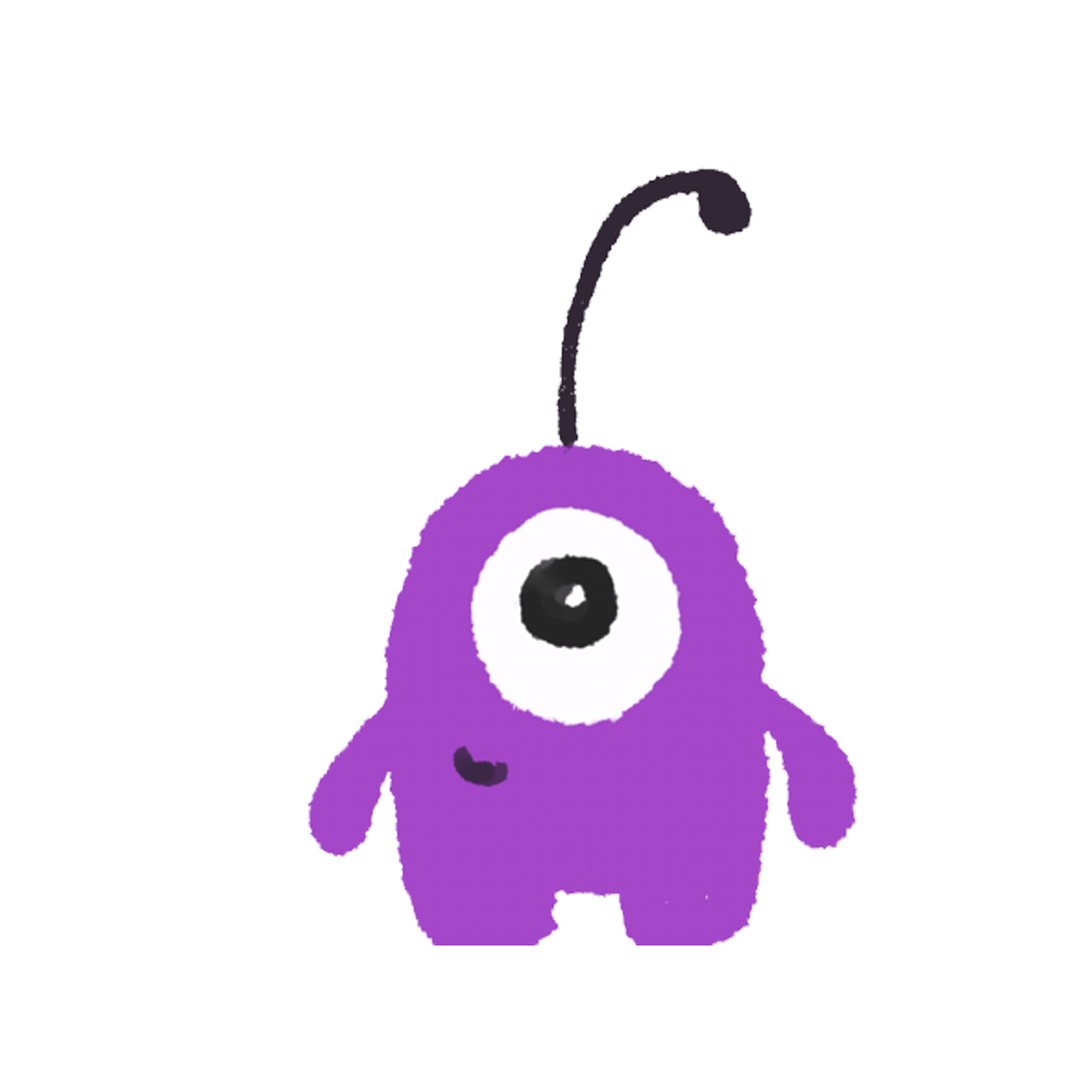
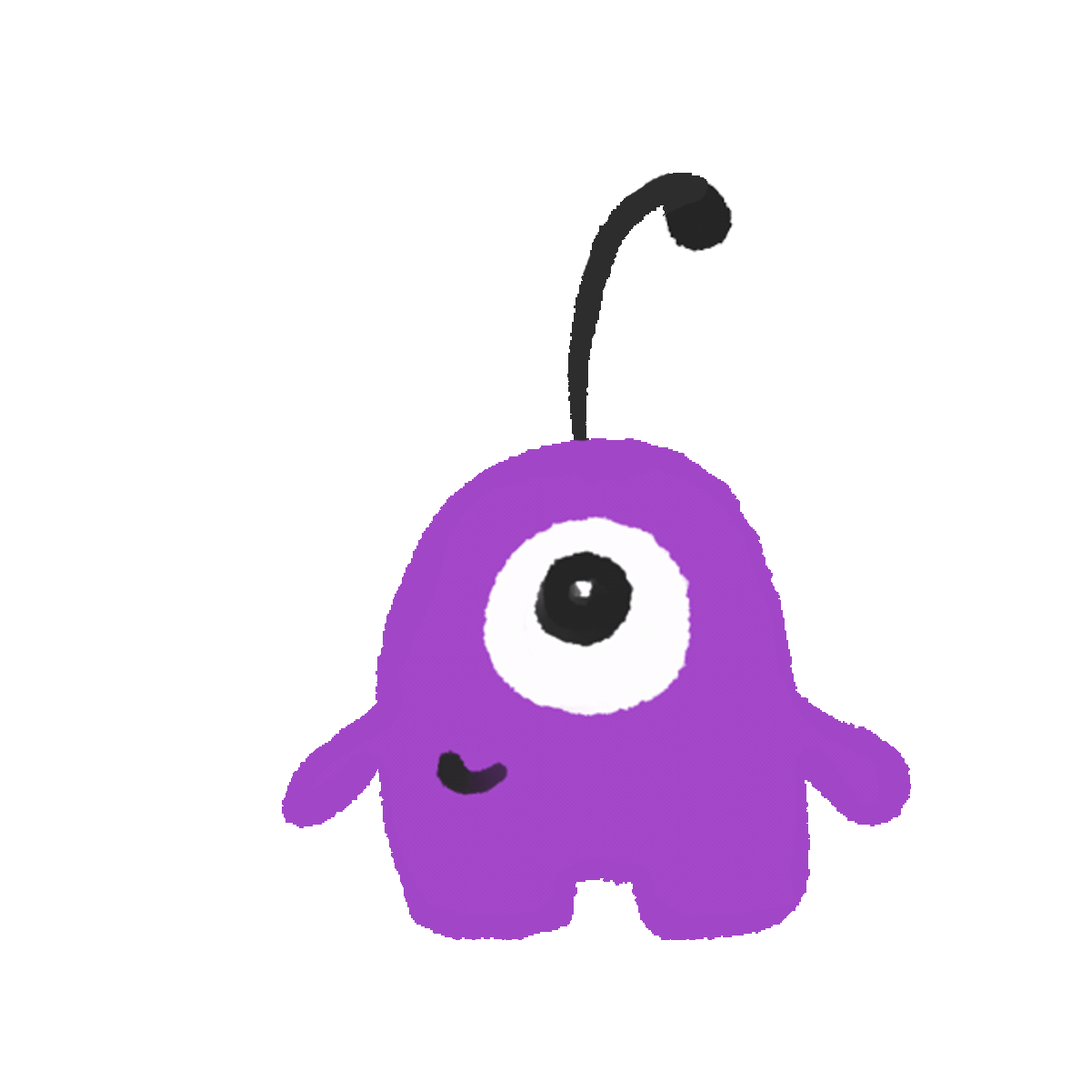
Before/after of a 1091 x 1091 layered artwork. What changed in the layer stack:
hid "Layer 6", painted on it over bbox(308, 167, 860, 946)
showed "Layer 5", painted on it over bbox(281, 172, 912, 941)
